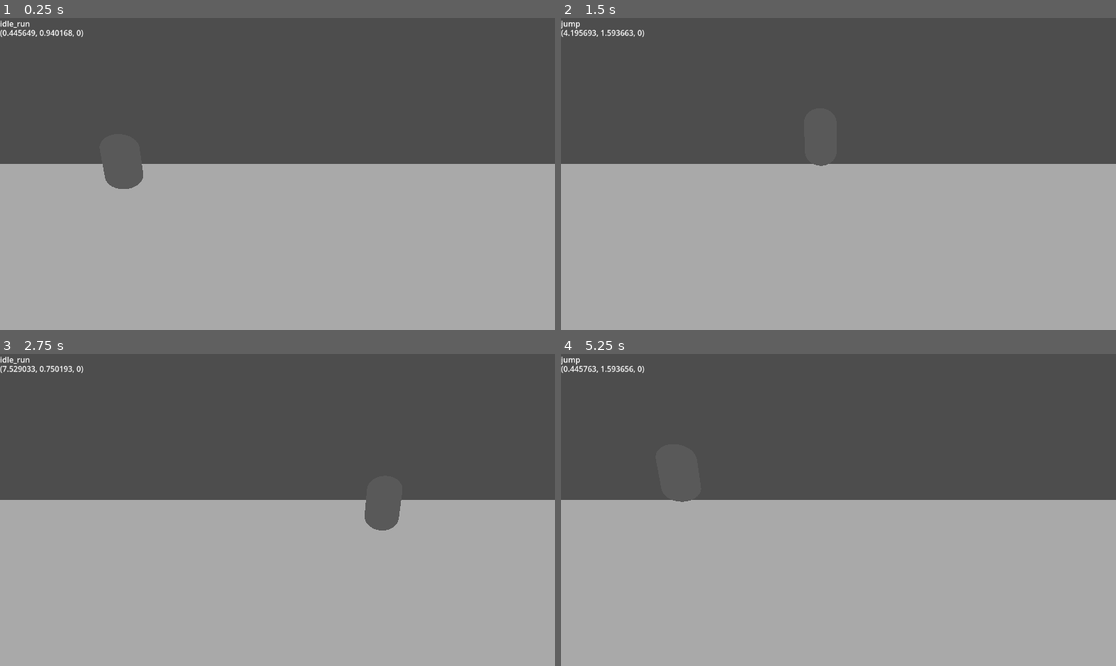
Above: before the commit, frames 1-4 (two rows, left to right).
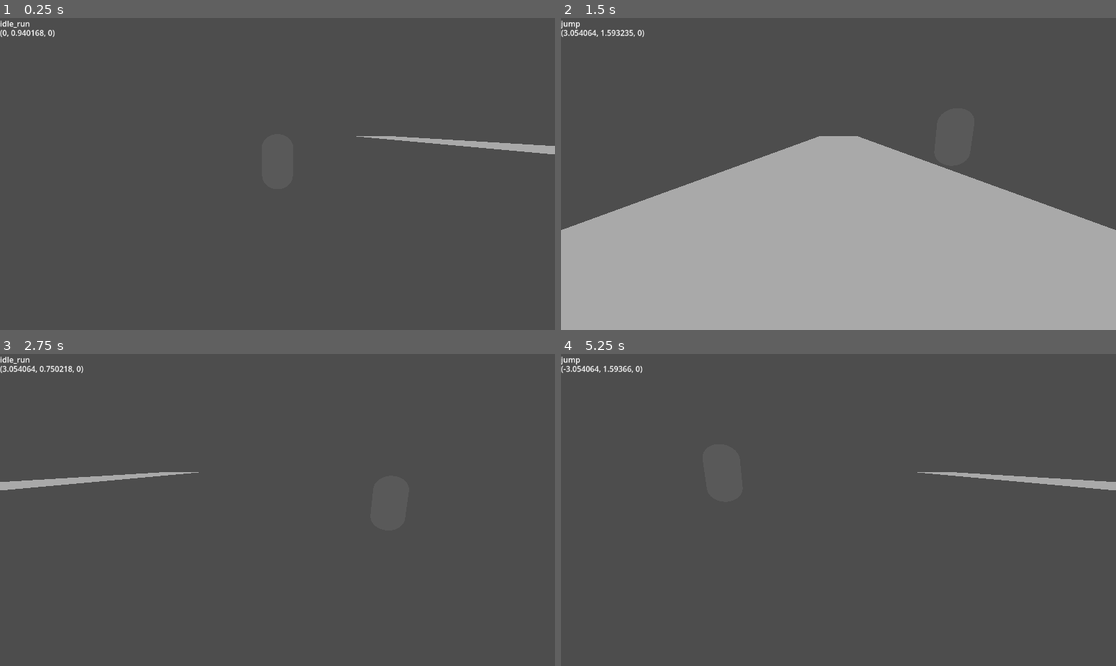
Above: after the commit, the same moments.

Repository: SHyguymoll/EternityGame_STRTeam
Game: Godot game, scene res://scenes/game.tscn
Two runs of this game, one before a commit and one after it. Both use one fixed random seed, a clock stepped at 60 frames per second and the inputs below.
Inputs:
- Up to frame 1 (0.25 s): no input
- Up to frame 2 (1.5 s): hold Right (player_right) 0.53-1.28 s; tap X (player_jump) at 0.77 s; hold Down (player_down) from 1.28 s (still down)
- Up to frame 3 (2.75 s): tap X (player_jump) at 1.52 s; release Down (player_down) at 2.03 s; hold Right (player_right) from 2.03 s (still down)
- Up to frame 4 (5.25 s): tap X (player_jump) at 3.02, 3.77, 4.52 s; release Right (player_right) at 3.53 s; hold Left (player_left) 3.53-5.03 s; hold Down (player_down) from 5.03 s (still down)

The runs differ from the first frame. In frame 1, 53% of the frame differs, in the area x 0-100%, y 3-100%; in frame 2, 8.9%; in frame 3, 53%; in frame 4, 54%.

Commit message:
world boundaries are now boxes to stop jitter

Diff:
--- a/scenes/game.tscn
+++ b/scenes/game.tscn
@@ -14,42 +14,14 @@
 
 [sub_resource type="PlaneMesh" id="PlaneMesh_bvesg"]
 material = SubResource("StandardMaterial3D_olwsu")
-size = Vector2(100, 10)
+size = Vector2(10, 100)
 
-[sub_resource type="WorldBoundaryShape3D" id="WorldBoundaryShape3D_ip4q6"]
-plane = Plane(1, 0, 0, 0)
-
-[sub_resource type="WorldBoundaryShape3D" id="WorldBoundaryShape3D_45l72"]
-plane = Plane(-1, 0, 0, 0)
+[sub_resource type="BoxShape3D" id="BoxShape3D_k4m8b"]
+size = Vector3(1, 22.1912, 21.8611)
 
 [sub_resource type="PhysicsMaterial" id="PhysicsMaterial_02pyt"]
 
 [sub_resource type="WorldBoundaryShape3D" id="WorldBoundaryShape3D_1v2xh"]
-
-[sub_resource type="Sky" id="Sky_ewpfr"]
-
-[sub_resource type="Environment" id="Environment_77kwg"]
-sky = SubResource("Sky_ewpfr")
-ambient_light_source = 2
-ambient_light_color = Color(0.662745, 0.662745, 0.662745, 1)
-
-[sub_resource type="StandardMaterial3D" id="StandardMaterial3D_olwsu"]
-
-[sub_resource type="PlaneMesh" id="PlaneMesh_bvesg"]
-material = SubResource("StandardMaterial3D_olwsu")
-size = Vector2(10, 100)
-
-[sub_resource type="CapsuleShape3D" id="CapsuleShape3D_0brey"]
-radius = 0.445
-height = 1.5
-
-[sub_resource type="WorldBoundaryShape3D" id="WorldBoundaryShape3D_45l72"]
-plane = Plane(0, 0, 1, 0)
-
-[sub_resource type="WorldBoundaryShape3D" id="WorldBoundaryShape3D_ip4q6"]
-plane = Plane(0, 0, -1, 0)
-
-[sub_resource type="WorldBoundaryShape3D" id="WorldBoundaryShape3D_5ow76"]
 
 [node name="Game" type="Node3D"]
 script = ExtResource("1_sth8l")
@@ -58,7 +30,7 @@
 environment = SubResource("Environment_77kwg")
 
 [node name="GameCamera" type="Camera3D" parent="."]
-transform = Transform3D(1, 0, 0, 0, 0.976672, 0.214735, 0, -0.214735, 0.976672, 4.66957, 1.775, 5.48786)
+transform = Transform3D(1, 0, 0, 0, 0.976672, 0.214735, 0, -0.214735, 0.976672, 0, 1.775, 5.488)
 current = true
 
 [node name="GroundPlaceholder" type="Node3D" parent="."]
@@ -73,11 +45,12 @@
 [node name="WorldCameraBounds" type="StaticBody3D" parent="."]
 
 [node name="Left" type="CollisionShape3D" parent="WorldCameraBounds"]
-shape = SubResource("WorldBoundaryShape3D_ip4q6")
+transform = Transform3D(1, 0, 0, 0, 1, 0, 0, 0, 1, -4, 0, 0)
+shape = SubResource("BoxShape3D_k4m8b")
 
 [node name="Right" type="CollisionShape3D" parent="WorldCameraBounds"]
-transform = Transform3D(1, 0, 0, 0, 1, 0, 0, 0, 1, 8, 0, 0)
-shape = SubResource("WorldBoundaryShape3D_45l72")
+transform = Transform3D(1, 0, 0, 0, 1, 0, 0, 0, 1, 4, 0, 0)
+shape = SubResource("BoxShape3D_k4m8b")
 
 [node name="WorldCollide" type="StaticBody3D" parent="."]
 physics_material_override = SubResource("PhysicsMaterial_02pyt")
Not shown: 1 places in scenes/game.tscn that only renumber resources
